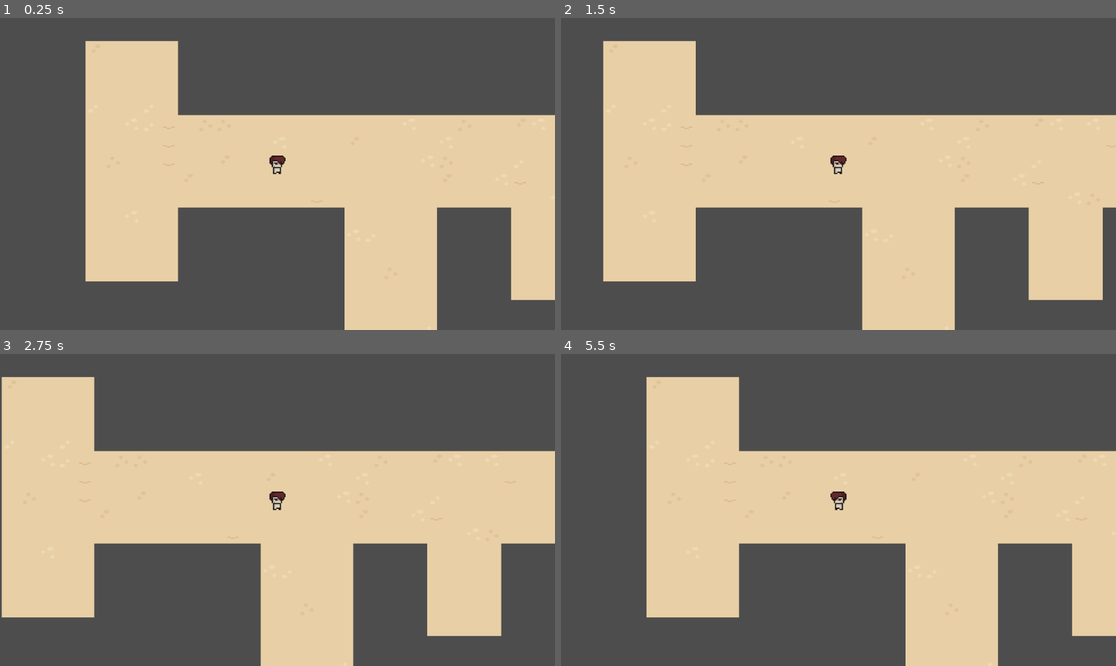
Above: before the commit, frames 1-4 (two rows, left to right).
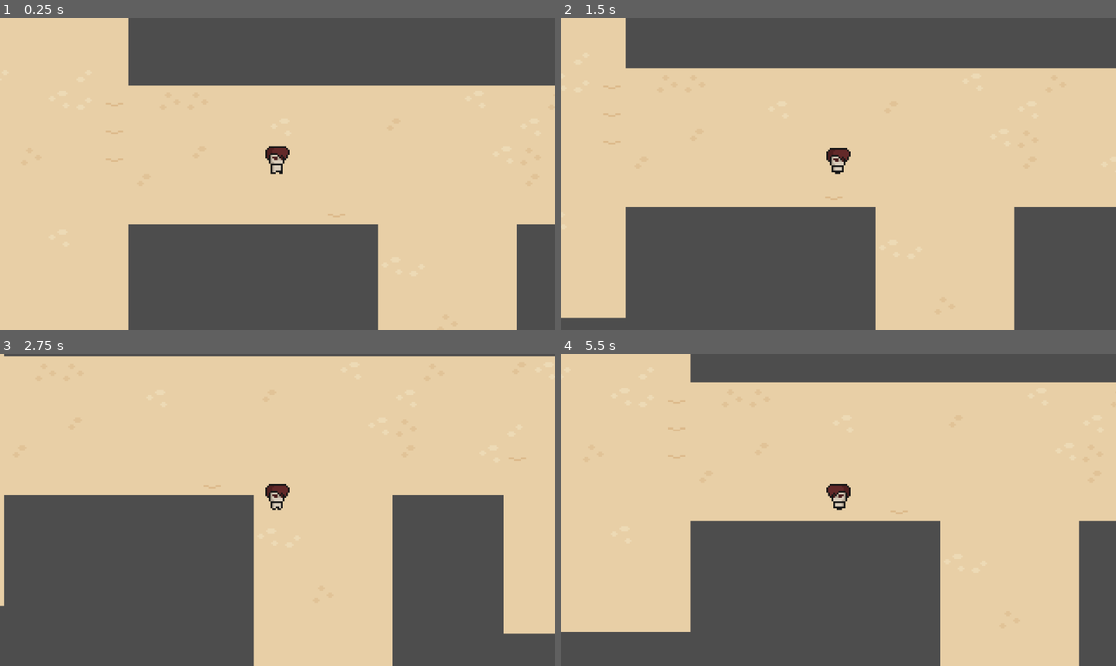
Above: after the commit, the same moments.

Repository: MAGUEL90/time_is_precious
Game: Godot game, scene res://scenes/test_scenes/test_tile_map_scene/test_character_scene.tscn
The game is run twice, just before and just after one commit, with the same random seed, the same clock (stepped at 60 frames per second) and the same inputs. The project has no main scene, so this scene is started directly.
Inputs:
- Up to frame 1 (0.25 s): no input
- Up to frame 2 (1.5 s): tap Enter at 0.5 s; hold D (move_right) 0.53-1.28 s; hold S (move_down) from 1.28 s (still down)
- Up to frame 3 (2.75 s): release S (move_down) at 2.03 s; hold D (move_right) from 2.03 s (still down)
- Up to frame 4 (5.5 s): release D (move_right) at 2.78 s; hold W (move_up) 2.78-3.53 s; hold A (move_left) 3.53-5.03 s; hold S (move_down) from 5.03 s (still down)

The runs differ from the first frame. In frame 1, 38% of the frame differs, in the area x 0-100%, y 0-100%; in frame 2, 33%; in frame 3, 51%; in frame 4, 46%.

Commit message:
state_machine
idle+movement

direction

Diff:
--- a/scenes/base_character/base_character.gd
+++ b/scenes/base_character/base_character.gd
@@ -1,3 +1,3 @@
 class_name BaseCharacter extends CharacterBody2D
 
-var base_direction: Vector2
+var base_sprite_direction: Vector2
--- a/scenes/main_character/idle_state.gd
+++ b/scenes/main_character/idle_state.gd
@@ -9,16 +9,17 @@
 
 # Called every frame. 'delta' is the elapsed time since the previous frame.
 func _process(_delta: float) -> void:
-	if player_reff.base_direction == Vector2.LEFT:
-		animated_sprite_2d.play("idle_left")
-	elif player_reff.base_direction == Vector2.RIGHT:
-		animated_sprite_2d.play("idle_right")
+	GameInputEvents.movement_input()
 
-	player_reff.base_direction = GameInputEvents.movement_input()
-
+	if not GameInputEvents.is_move():
+		if player_reff.base_sprite_direction == Vector2.LEFT:
+			animated_sprite_2d.play("idle_left")
+		elif player_reff.base_sprite_direction == Vector2.RIGHT:
+			animated_sprite_2d.play("idle_right")
 
 func _on_next_transition() -> void:
 	GameInputEvents.movement_input()
+
 	if GameInputEvents.is_move():
 		transition.emit("movementstate")
 
--- a/scenes/main_character/main_character.tscn
+++ b/scenes/main_character/main_character.tscn
@@ -83,13 +83,13 @@
 "duration": 0.4,
 "texture": SubResource("AtlasTexture_6x5w4")
 }, {
-"duration": 1.0,
+"duration": 0.8,
 "texture": SubResource("AtlasTexture_67dqt")
 }, {
-"duration": 1.0,
+"duration": 0.8,
 "texture": SubResource("AtlasTexture_pc0h8")
 }, {
-"duration": 1.0,
+"duration": 0.8,
 "texture": SubResource("AtlasTexture_pbjj4")
 }],
 "loop": true,
@@ -100,13 +100,13 @@
 "duration": 0.4,
 "texture": SubResource("AtlasTexture_y6yl3")
 }, {
-"duration": 1.0,
+"duration": 0.8,
 "texture": SubResource("AtlasTexture_e8dlb")
 }, {
-"duration": 1.0,
+"duration": 0.8,
 "texture": SubResource("AtlasTexture_ox0pm")
 }, {
-"duration": 1.0,
+"duration": 0.8,
 "texture": SubResource("AtlasTexture_0tlxn")
 }],
 "loop": true,
@@ -123,14 +123,15 @@
 [node name="AnimatedSprite2D" parent="." index="0"]
 position = Vector2(0, -8)
 sprite_frames = SubResource("SpriteFrames_oidbm")
-animation = &"idle_right"
+animation = &"move_right"
+frame_progress = 0.339742
 
 [node name="CollisionShape2D" parent="." index="1"]
 position = Vector2(0, -4)
 shape = SubResource("CircleShape2D_x3ech")
 
 [node name="Camera2D" type="Camera2D" parent="." index="2"]
-zoom = Vector2(2, 2)
+zoom = Vector2(3, 3)
 
 [node name="StateMachine" type="Node" parent="." index="3" node_paths=PackedStringArray("initial_node_state")]
 script = ExtResource("4_0eris")
--- a/scenes/main_character/movement_state.gd
+++ b/scenes/main_character/movement_state.gd
@@ -9,18 +9,28 @@
 	pass # Replace with function body.
 
 # Called every frame. 'delta' is the elapsed time since the previous frame.
-func _process(delta: float) -> void:
+func _on_physics_process(_delta: float) -> void:
 
-	GameInputEvents.movement_input()
+	var direction = GameInputEvents.movement_input()
 
-	if player_reff.base_direction == Vector2.LEFT:
+	if direction == Vector2.LEFT:
 		animated_sprite_2d.play("move_left")
-	elif player_reff.base_direction == Vector2.RIGHT:
+		player_reff.base_sprite_direction = direction
+	elif direction == Vector2.RIGHT:
 		animated_sprite_2d.play("move_right")
-	else:
-		player_reff.base_direction = Vector2.ZERO
+		player_reff.base_sprite_direction = direction
+	elif direction == Vector2.UP:
+		if player_reff.base_sprite_direction == Vector2.RIGHT:
+			animated_sprite_2d.play("move_right")
+		elif player_reff.base_sprite_direction == Vector2.LEFT:
+			animated_sprite_2d.play("move_left")
+	elif direction == Vector2.DOWN:
+		if player_reff.base_sprite_direction == Vector2.RIGHT:
+			animated_sprite_2d.play("move_right")
+		elif player_reff.base_sprite_direction == Vector2.LEFT:
+			animated_sprite_2d.play("move_left")
 
-	player_reff.velocity = player_reff.base_direction * speed
+	player_reff.velocity = direction * speed
 	player_reff.move_and_slide()
 
 
